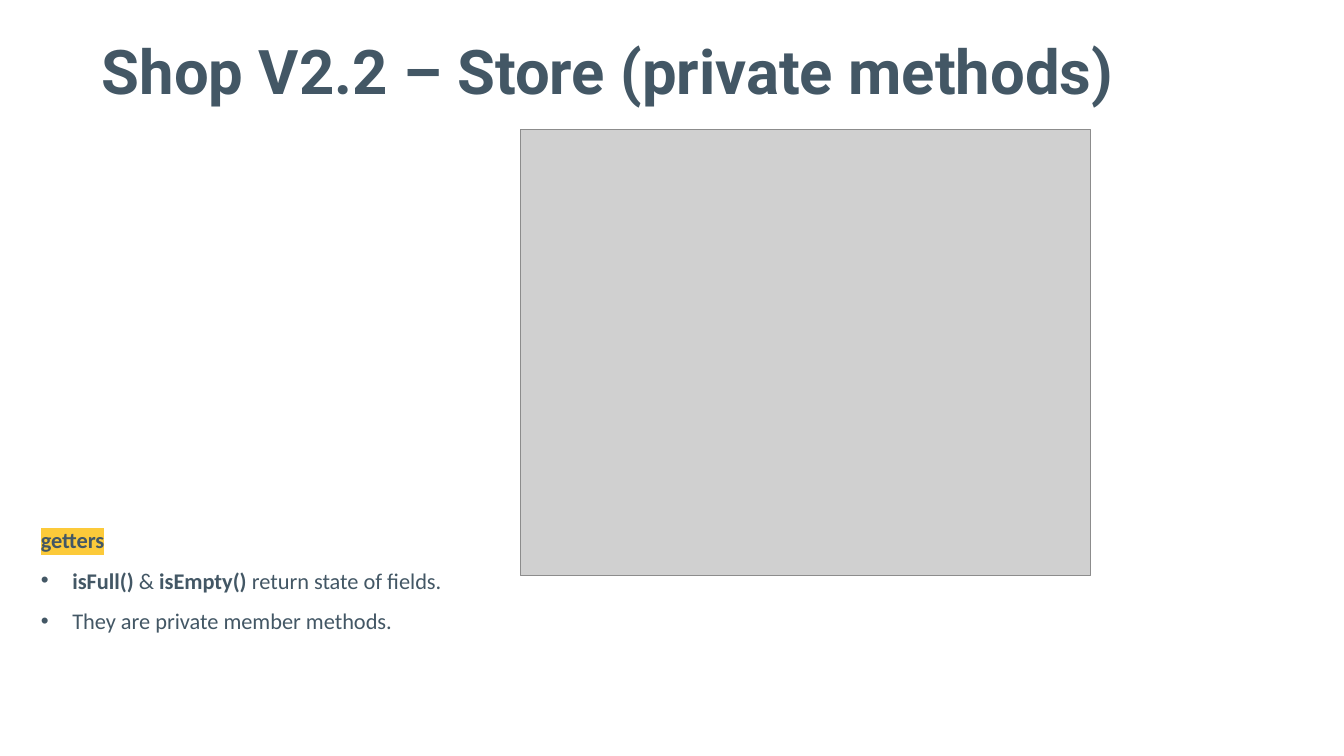
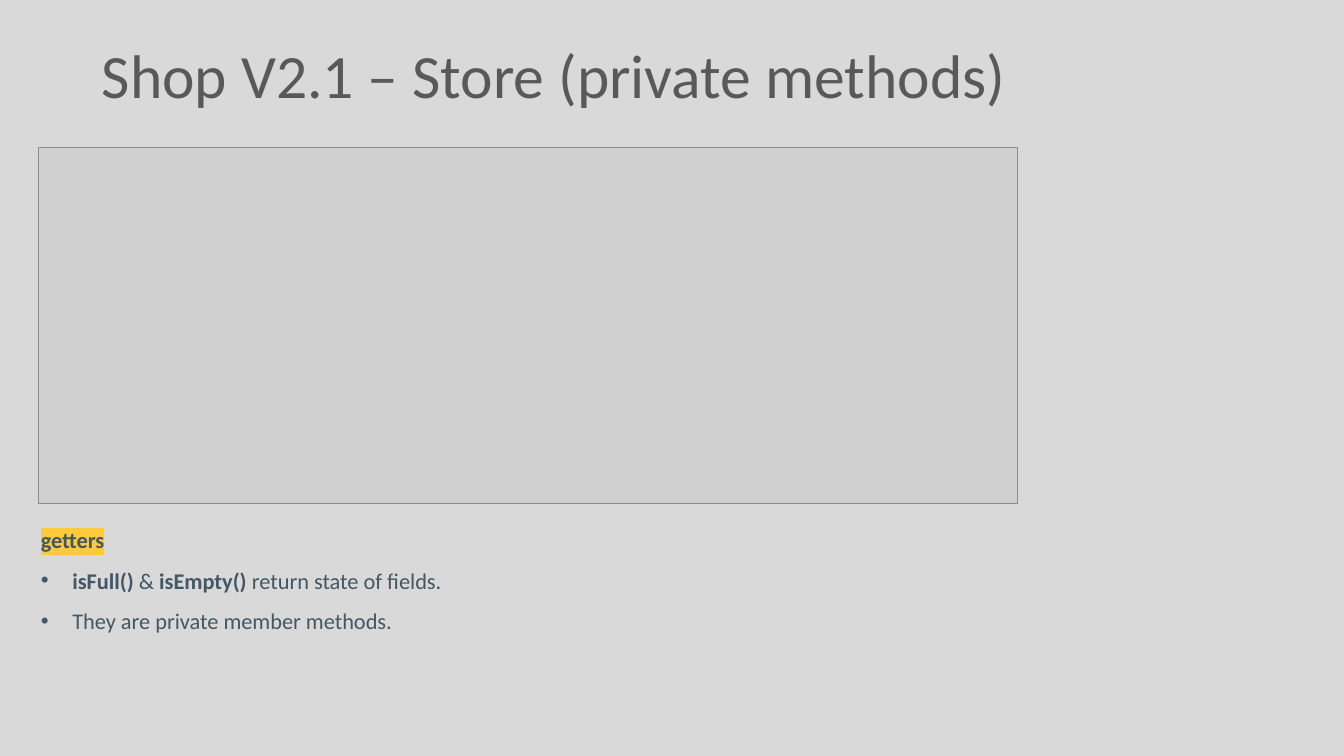
Before and after one commit to Programming-Fundamentals-SETU/prog-fund-1-sept-25, a slide deck: slide 4 of topic08-arrays-of-objects/unit-1/talk-4-array-store/a-array-store.pptx. Drawn at 1344x756 pixels with LibreOffice and Linux fonts; fonts in the diff are those of the drawing; grey boxes stand for pictures. Boxes give left, top, right and bottom in pixels: in the first picture for what was removed or moved away, otherwise in the second. Text is boxed around its words. In the diff, an @@ line names an element or a change of style, - is before the commit and + after.

```diff
--- a/topic08-arrays-of-objects/unit-1/talk-4-array-store/a-array-store.pptx
+++ b/topic08-arrays-of-objects/unit-1/talk-4-array-store/a-array-store.pptx
@@ background #FFFFFF to #D9D9D9 @@
@@ title at bbox=[102, 53, 1005, 108]: text changed; font Roboto to Calibri; text colour #435765 to #595959; bold off @@
-Shop V2.2 – Store (private methods)
+Shop V2.1 – Store (private methods)
@@ picture added at bbox=[38, 147, 1017, 504] @@
@@ picture removed at bbox=[520, 130, 1091, 577] @@
```
Also in this commit, not shown: 9 other slides changed, 3 slides added, 25 other files.
